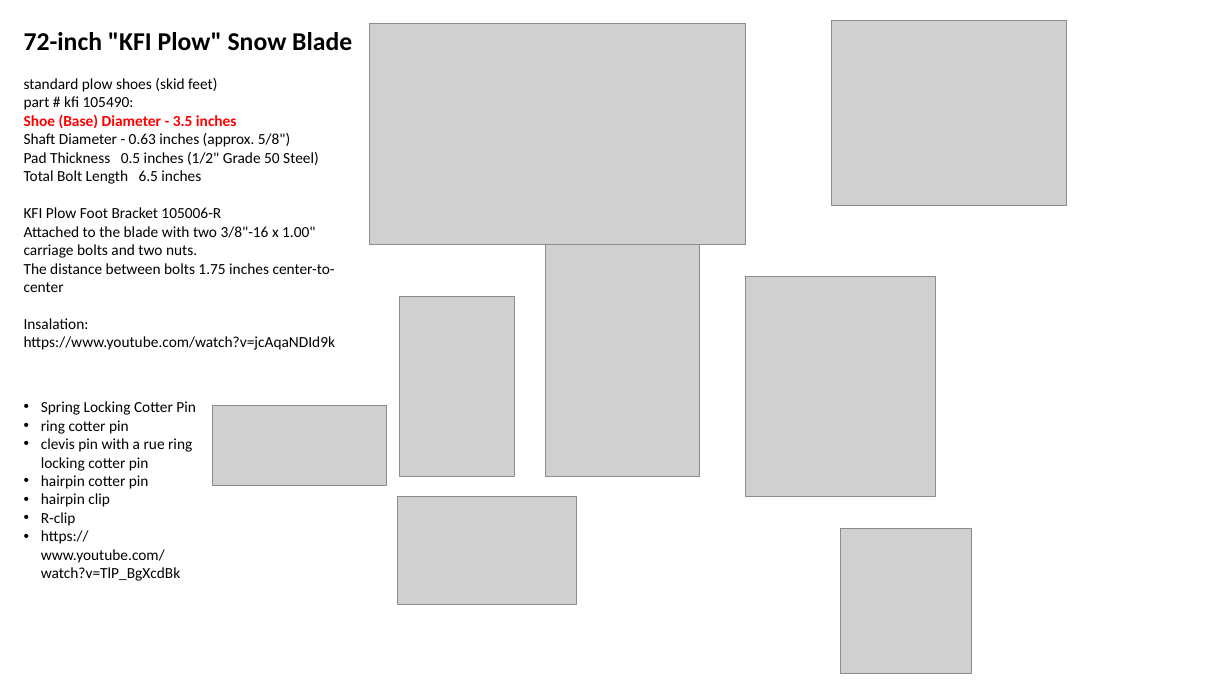
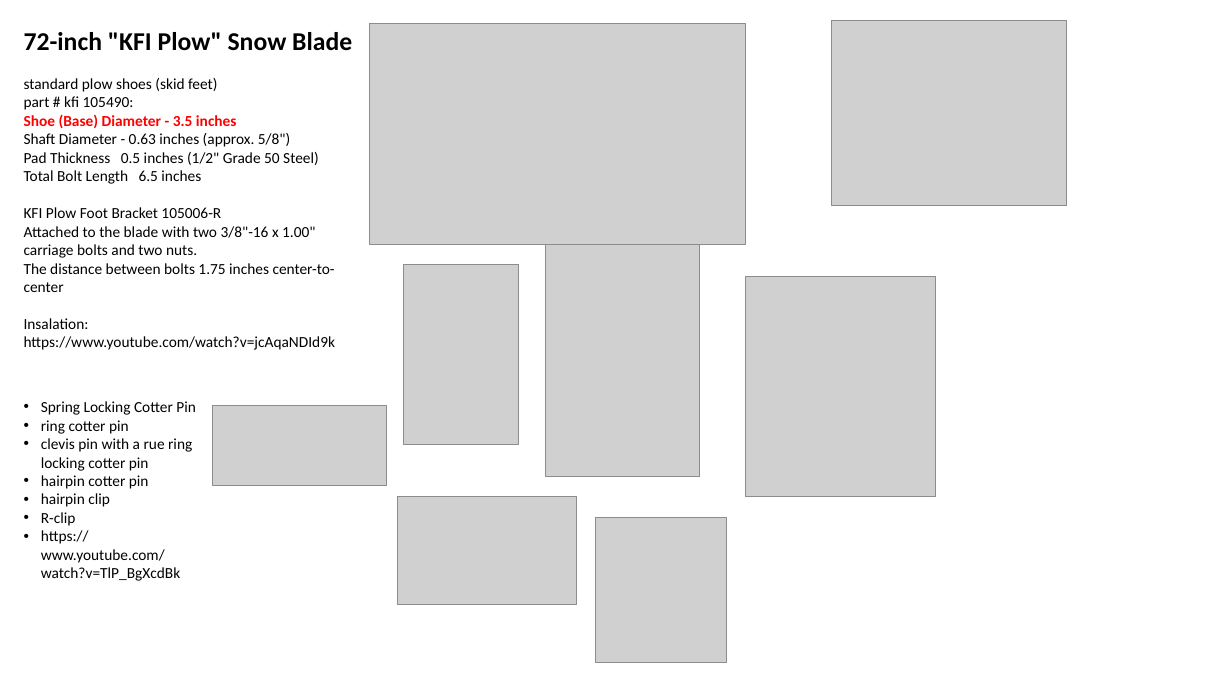
Before and after one commit to lselector/misc_farm, a slide deck: slide 5 of snow_plow_blower.pptx. Drawn at 1232x693 pixels with LibreOffice and Linux fonts; fonts in the diff are those of the drawing; grey boxes stand for pictures. Boxes give left, top, right and bottom in pixels: in the first picture for what was removed or moved away, otherwise in the second. Text is boxed around its words. In the diff, an @@ line names an element or a change of style, - is before the commit and + after.

```diff
--- a/snow_plow_blower.pptx
+++ b/snow_plow_blower.pptx
@@ picture: place and size @@
-picture at [400, 296, 516, 476]
+picture at [403, 264, 518, 445]
@@ picture: place and size @@
-picture at [841, 529, 972, 674]
+picture at [595, 518, 726, 663]
```
Also in this commit, not shown: 1 other slide changed, 1 slide added, 1 other file.
